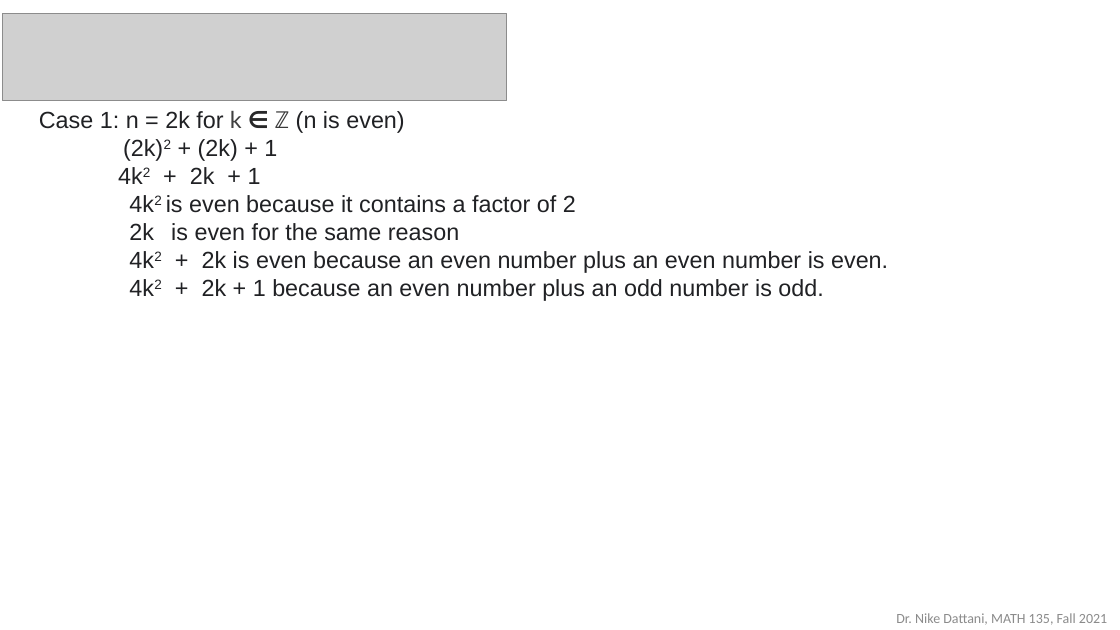
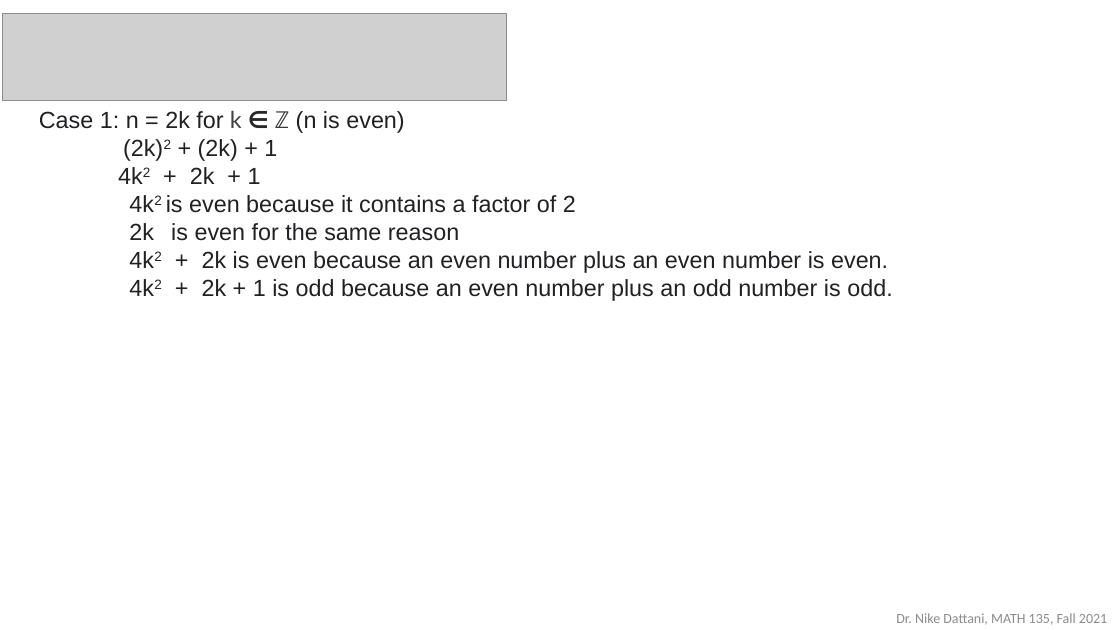
Before and after one commit to ndattani/Lecture_Notes, a slide deck: slide 10 of University_of_Waterloo/Fall_2021/MATH135/UW_Fall2021_MATH135_Lecture9.pptx. Drawn at 1120x630 pixels with LibreOffice and Linux fonts; fonts in the diff are those of the drawing; grey boxes stand for pictures. Boxes give left, top, right and bottom in pixels: in the first picture for what was removed or moved away, otherwise in the second. Text is boxed around its words. In the diff, an @@ line names an element or a change of style, - is before the commit and + after.

```diff
--- a/University_of_Waterloo/Fall_2021/MATH135/UW_Fall2021_MATH135_Lecture9.pptx
+++ b/University_of_Waterloo/Fall_2021/MATH135/UW_Fall2021_MATH135_Lecture9.pptx
@@ text at bbox=[202, 279, 892, 301]: text changed @@
-4k2 + 2k + 1 because an even number plus an odd number is odd.
+4k2 + 2k + 1 is odd because an even number plus an odd number is odd.
```
Also in this commit, not shown: 5 other slides changed, 2 slides removed.
